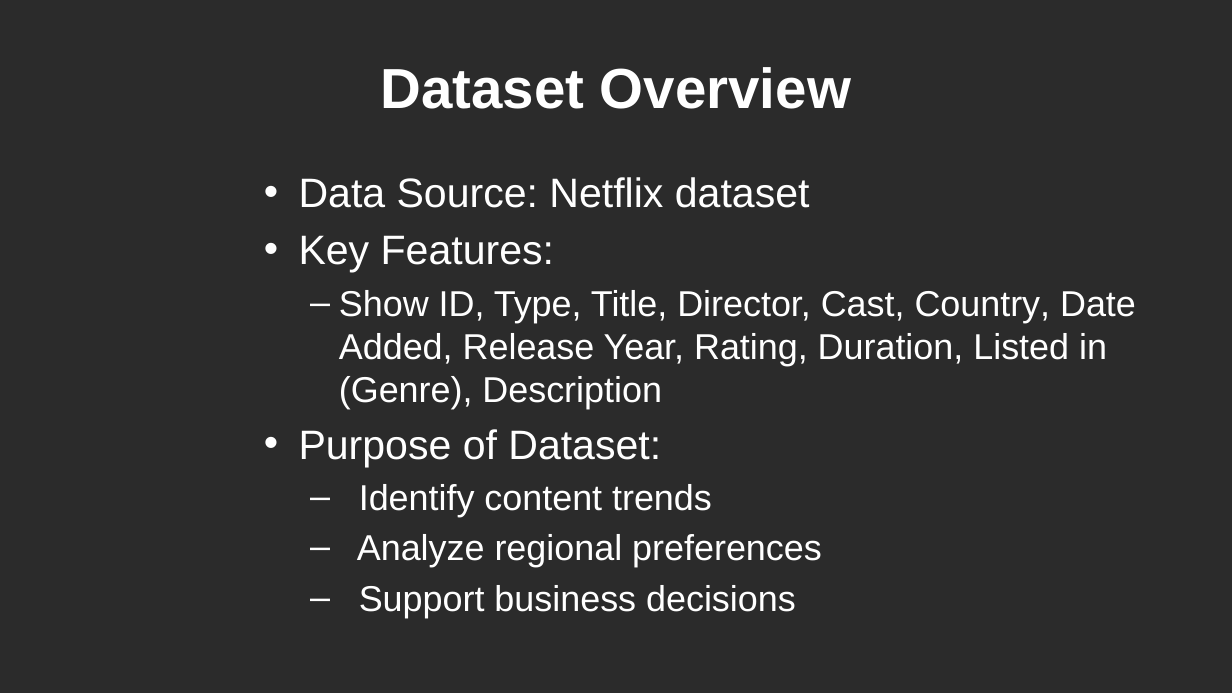
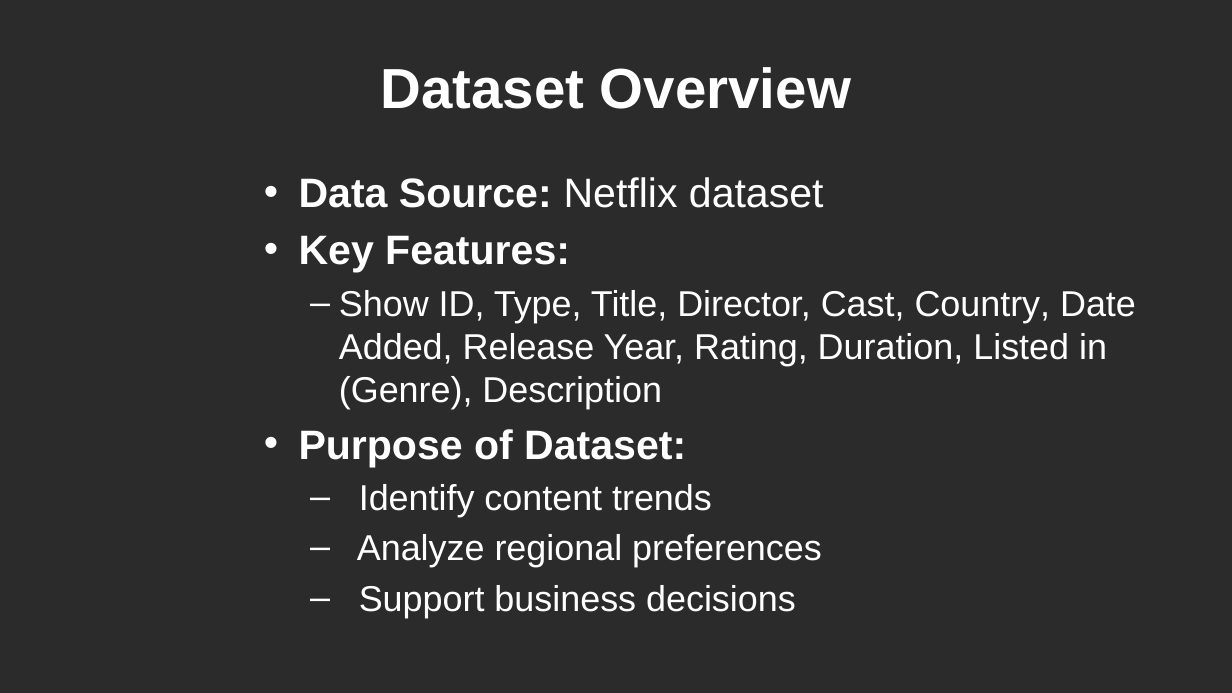
Before and after one commit to SubhaprathaSRK/NetflixAnalysis-Using-PowerBI, a slide deck: slide 3 of Netflix_Data_Analysis_Presentation.pptx. Drawn at 1232x693 pixels with LibreOffice and Linux fonts; fonts in the diff are those of the drawing; background and template pictures are left out; a plain dark background stands for a picture behind light text. Boxes give left, top, right and bottom in pixels: in the first picture for what was removed or moved away, otherwise in the second. Text is boxed around its words. In the diff, an @@ line names an element or a change of style, - is before the commit and + after.

```diff
--- a/Netflix_Data_Analysis_Presentation.pptx
+++ b/Netflix_Data_Analysis_Presentation.pptx
@@ text at (299,177,824,467): bold on in "Data Source:", "Key Features:", "Purpose of Dataset:" @@
```
Also in this commit, not shown: 9 other slides changed, 4 slides added.
